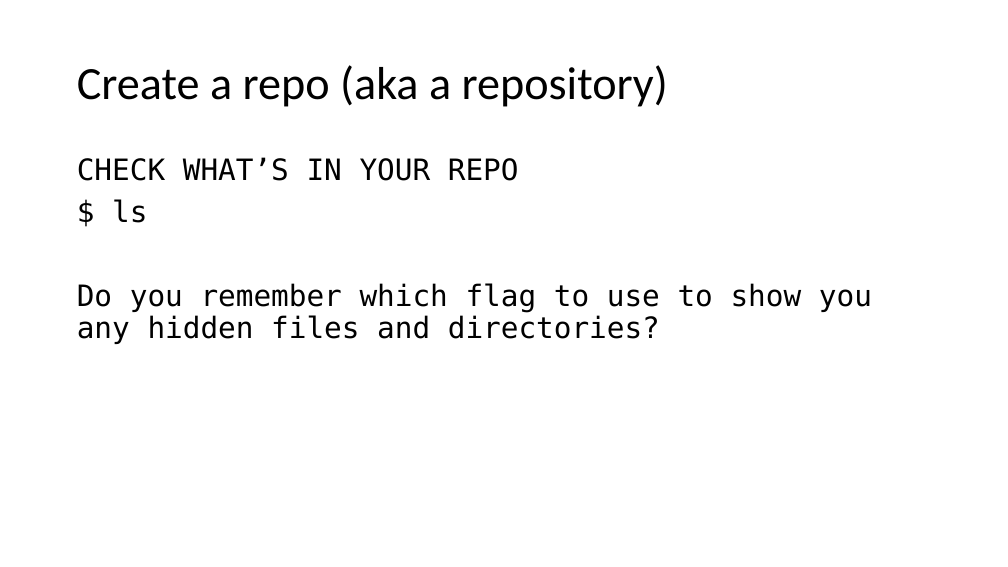
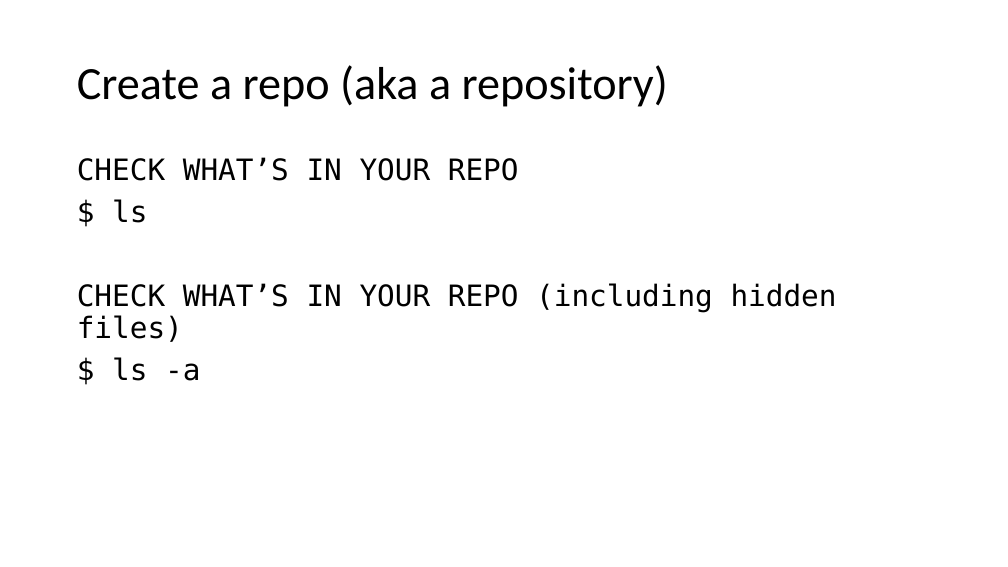
Before and after one commit to nuitrcs/introGit, a slide deck: slide 11 of introGit.pptx. Drawn at 1008x567 pixels with LibreOffice and Linux fonts; fonts in the diff are those of the drawing. Boxes give left, top, right and bottom in pixels: in the first picture for what was removed or moved away, otherwise in the second. Text is boxed around its words. In the diff, an @@ line names an element or a change of style, - is before the commit and + after.

```diff
--- a/introGit.pptx
+++ b/introGit.pptx
@@ text at [77, 283, 837, 381]: text changed @@
-Do you remember which flag to use to show you any hidden files and directories?
+CHECK WHAT’S IN YOUR REPO (including hidden files)
+$ ls -a
```
Also in this commit, not shown: 8 other slides changed, 4 slides added, 2 slides removed.
